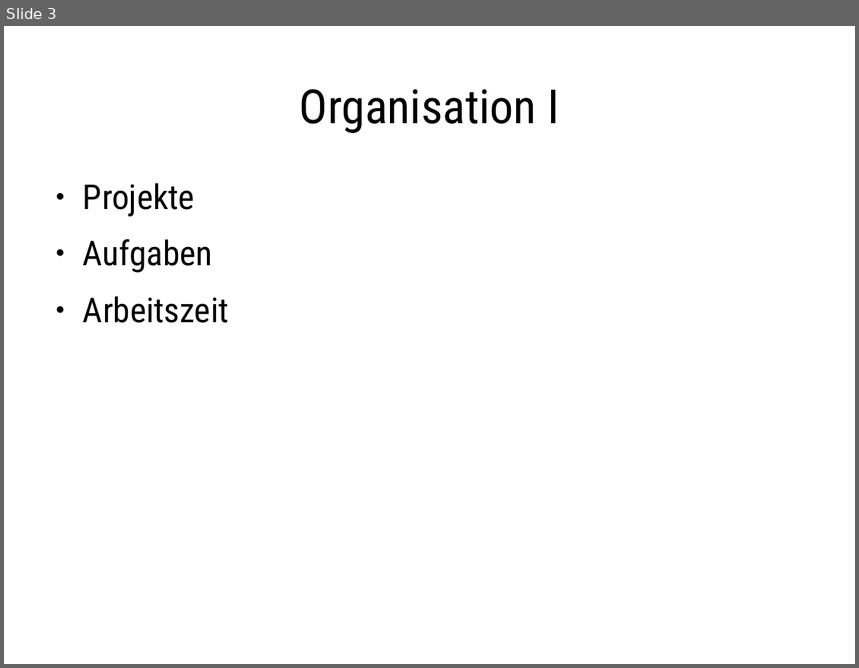
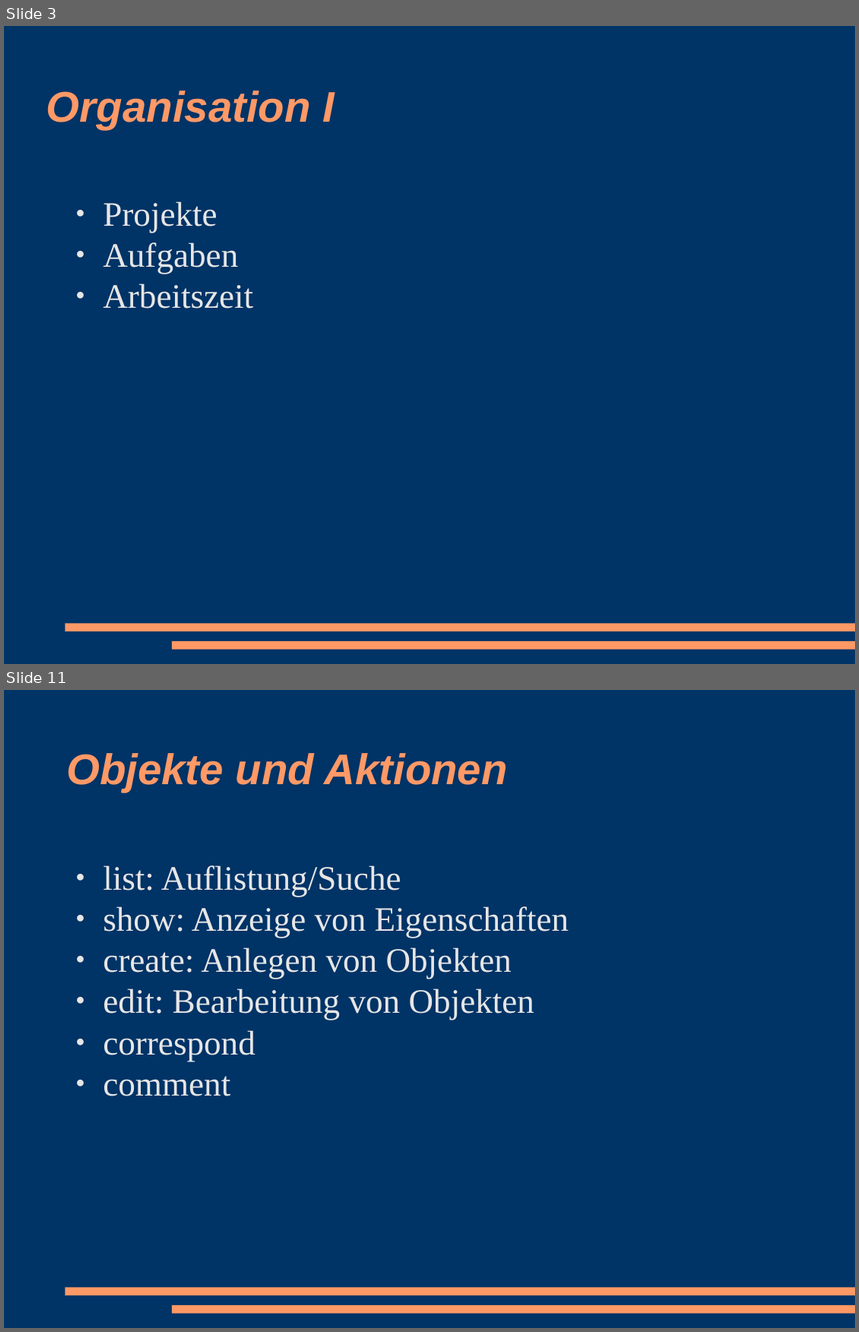
Before and after one commit to racke/Presentations, a slide deck: pws2008/rtrest.odp. Shown one above the other, each under a label of ours: slide 3 before the commit, slides 3 and 11 after it; the slides between them are not shown. The pictures are 859x668 and 859x1332 pixels, drawn with LibreOffice and Linux fonts; fonts in the diff are those of the drawing. Boxes give left, top, right and bottom in pixels: in the first picture for what was removed or moved away, otherwise in the second. Text is boxed around its words. In the diff, an @@ line names an element or a change of style, - is before the commit and + after.

```diff
--- a/pws2008/rtrest.odp
+++ b/pws2008/rtrest.odp
@@ slide 11 added at box(4, 690, 855, 1328), background #003366; not listed: 2 template elements that a slide beside it also shows @@
@@ title added at box(66, 753, 508, 792), 40 pt, text #FF9966, bold, italic @@
+Objekte und Aktionen
@@ text added at box(103, 866, 569, 1097), 32 pt, text #E6E6E6 @@
+● list: Auflistung/Suche
+● show: Anzeige von Eigenschaften
+● create: Anlegen von Objekten
+● edit: Bearbeitung von Objekten
+● correspond
+● comment
@@ slide 3 changed as well @@
@@ background #FFFFFF to #003366 @@
@@ title "Organisation I" at box(47, 91, 335, 129): size 44 to 40 pt, font Roboto Condensed to Arial, text colour #000000 to #FF9966, bold on, italic on; alignment centre to left @@
@@ text "Projekte": place and size @@
-text "Projekte" at box(83, 183, 229, 323)
+text "Projekte" at box(103, 202, 253, 309)
@@ text "Projekte" at box(103, 202, 253, 309): font Roboto Condensed to Times New Roman, text colour #000000 to #E6E6E6; less space between paragraphs; bullet colour #000000 to #E6E6E6 @@
@@ rectangle added at box(65, 624, 855, 632), fill #FF9966 @@
@@ rectangle added at box(172, 642, 855, 650), fill #FF9966 @@
```
Also in this commit, not shown: 11 other slides changed, 4 other slides added, 3 slides removed.
